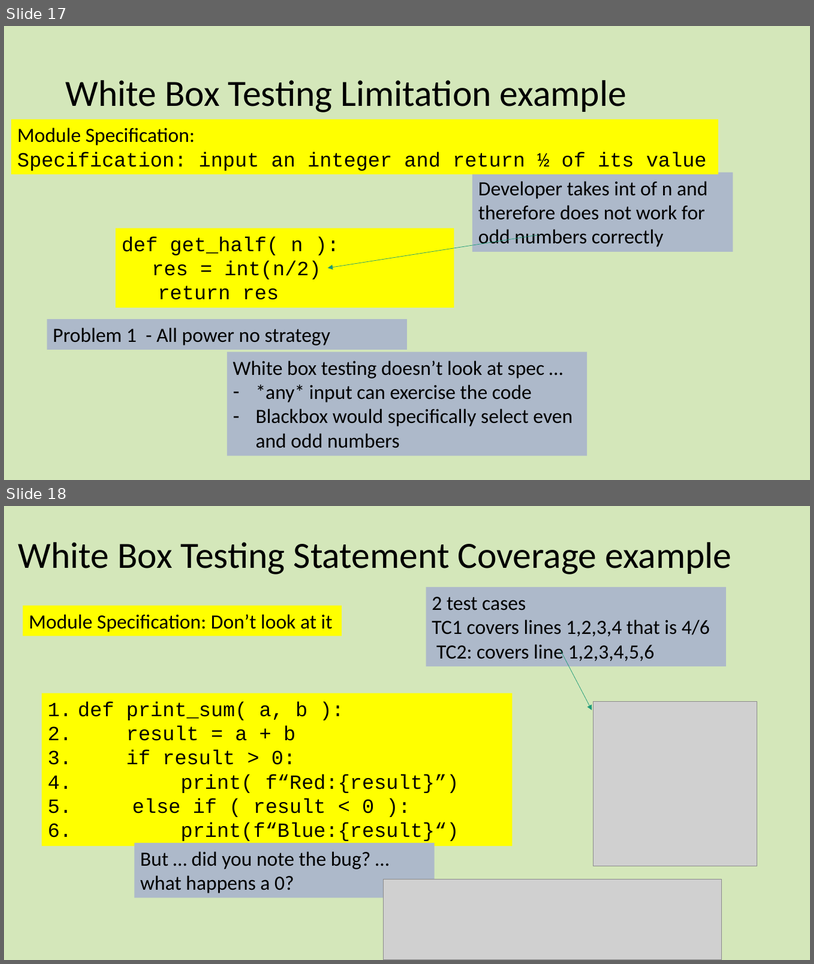
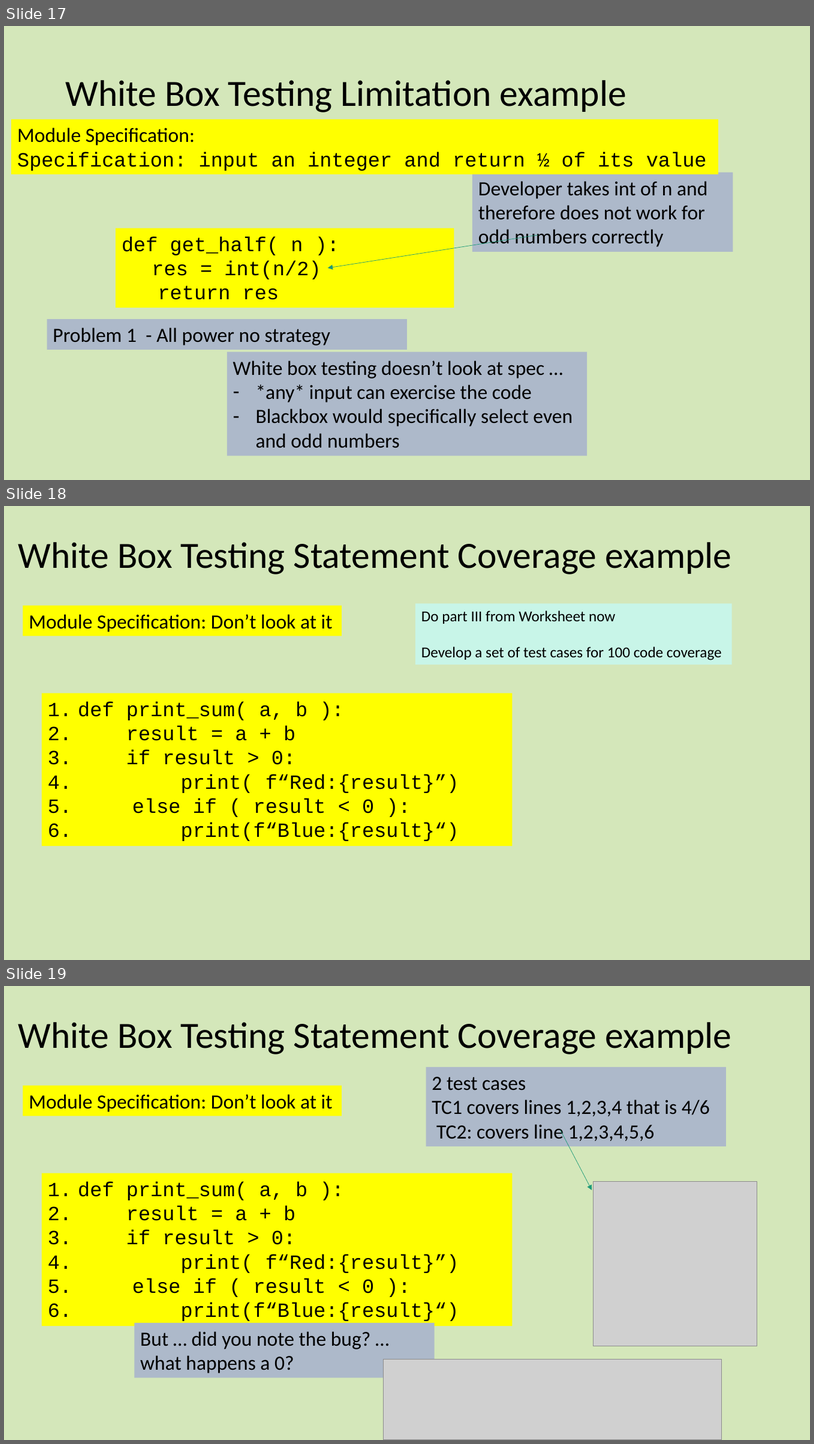
Before and after one commit to dlash02/CSC3510, a slide deck: CSC3510 S2021/Lectures/01 IntroductionToTesting.pptx. Shown one above the other, each under a label of ours: slides 17 and 18 before the commit, slides 17, 18 and 19 after it. The pictures are 814x964 and 814x1444 pixels, drawn with LibreOffice and Linux fonts; fonts in the diff are those of the drawing; grey boxes stand for pictures. Boxes give left, top, right and bottom in pixels: in the first picture for what was removed or moved away, otherwise in the second. Text is boxed around its words. In the diff, an @@ line names an element or a change of style, - is before the commit and + after.

```diff
--- a/CSC3510 S2021/Lectures/01 IntroductionToTesting.pptx
+++ b/CSC3510 S2021/Lectures/01 IntroductionToTesting.pptx
@@ slide 18 added at box(4, 506, 810, 960), background #D1E6B5 at 93% opacity @@
@@ title added at box(18, 542, 732, 574), 44 pt, text #000000 @@
+White Box Testing Statement Coverage example
@@ rectangle added at box(23, 605, 342, 636), fill #FFFF00, 24 pt, text #000000 @@
+Module Specification: Don’t look at it
@@ rectangle added at box(416, 603, 733, 664), fill #C8F5E8, 18 pt, text #000000 @@
+Do part III from Worksheet now
+Develop a set of test cases for 100 code coverage
@@ rectangle added at box(42, 693, 512, 846), fill #FFFF00, 24 pt, text #000000 @@
+1. def print_sum( a, b ):
+2. result = a + b
+3. if result > 0:
+4. print( f“Red:{result}”)
+5. else if ( result < 0 ):
+6. print(f“Blue:{result}“)
@@ what was slide 18 is now slide 19 @@
```
Also in this commit, not shown: 5 slides changed, 1 other slide added, 1 slide removed, 35 other files.
